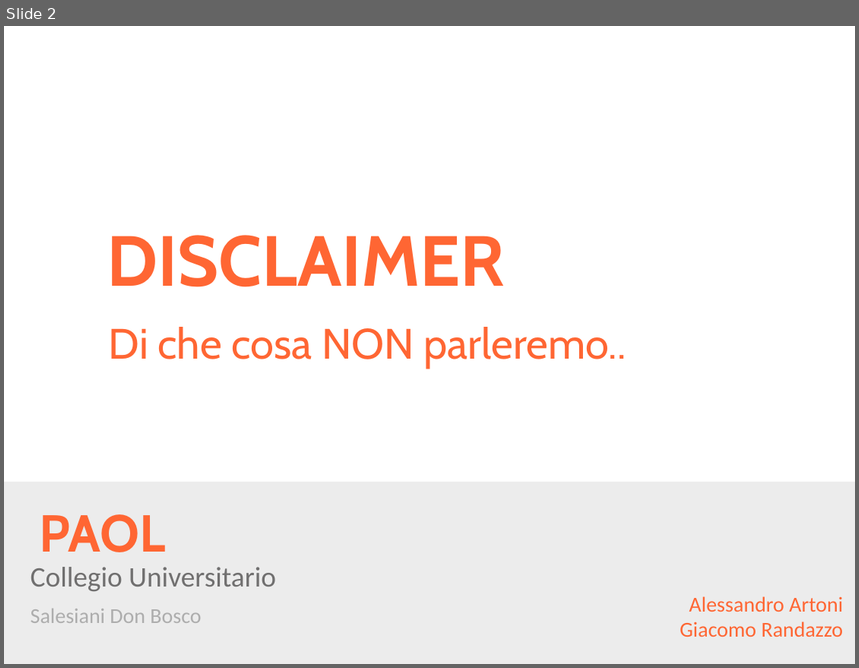
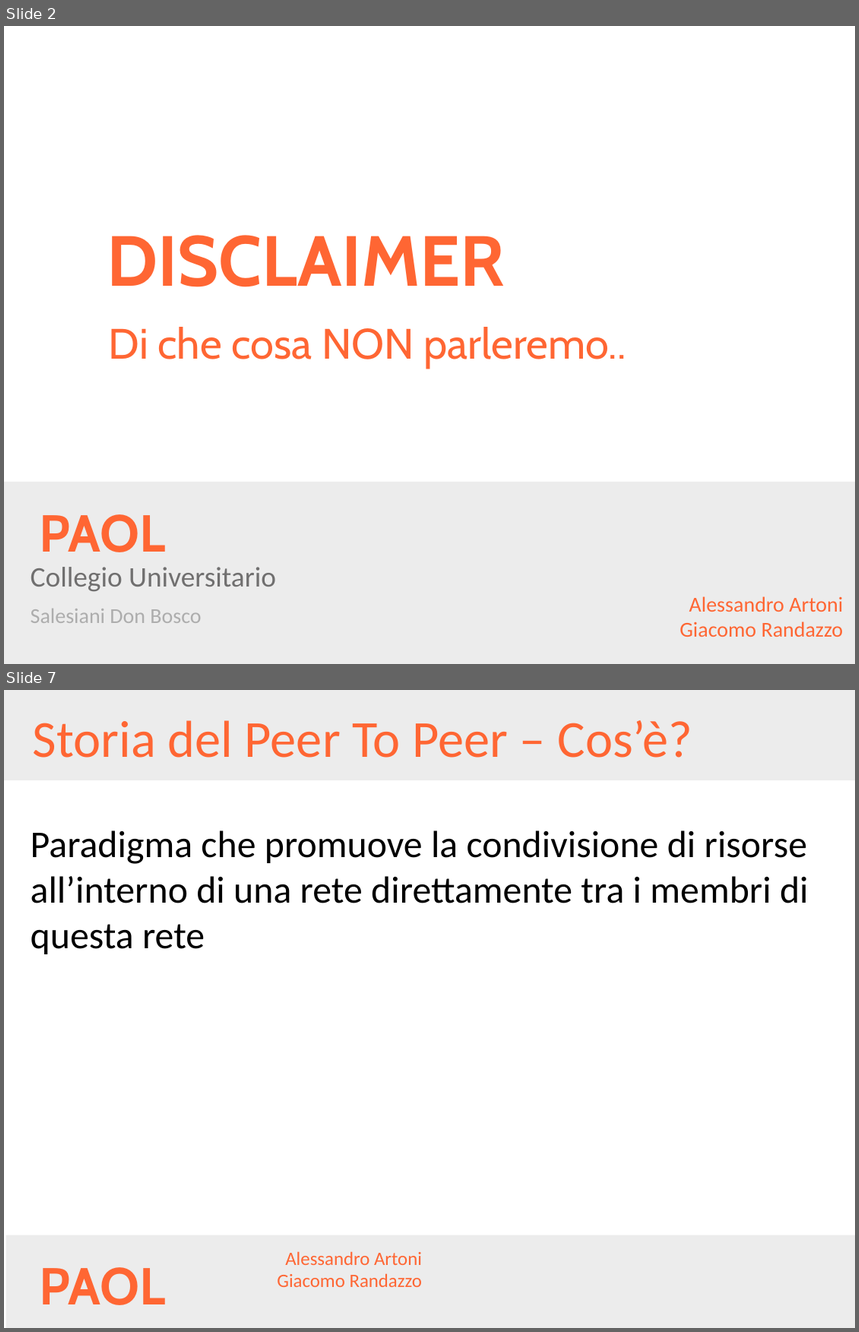
Before and after one commit to AlessandroArtoni/blockchainAndCriptocurrencies, a slide deck: Presentazione.pptx. Shown one above the other, each under a label of ours: slide 2 before the commit, slides 2 and 7 after it; the slides between them are not shown. The pictures are 859x668 and 859x1332 pixels, drawn with LibreOffice and Linux fonts; fonts in the diff are those of the drawing; background and template pictures are left out. Boxes give left, top, right and bottom in pixels: in the first picture for what was removed or moved away, otherwise in the second. Text is boxed around its words. In the diff, an @@ line names an element or a change of style, - is before the commit and + after.

```diff
--- a/Presentazione.pptx
+++ b/Presentazione.pptx
@@ slide 7 added at bbox=[4, 690, 855, 1328], background #FFFFFF @@
@@ rectangle added at bbox=[4, 690, 855, 780], fill #ECECEC @@
@@ title added at bbox=[33, 720, 693, 758], 44 pt, text #FF6633 @@
+Storia del Peer To Peer – Cos’è?
@@ text added at bbox=[31, 831, 809, 954], 32 pt, text #000000 @@
+Paradigma che promuove la condivisione di risorse all’interno di una rete direttamente tra i membri di questa rete
@@ rectangle added at bbox=[6, 1236, 855, 1328], fill #ECECEC @@
@@ text added at bbox=[277, 1252, 423, 1287], 16 pt, text #FF6633 @@
+Alessandro Artoni
+Giacomo Randazzo
@@ text added at bbox=[39, 1268, 165, 1306], 44 pt, text #FF6633, bold @@
+PAOL
```
Also in this commit, not shown: 21 other slides added, 2 slides removed.
